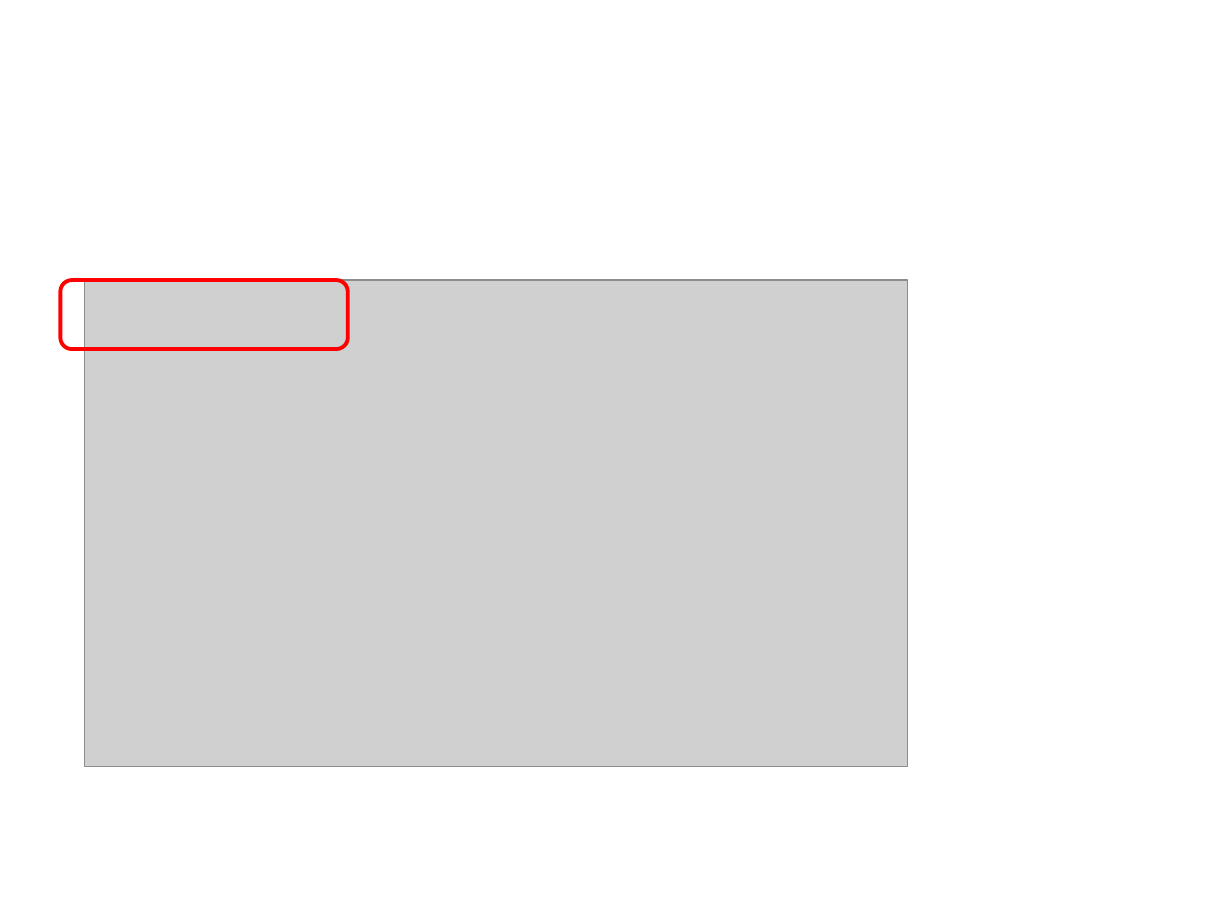
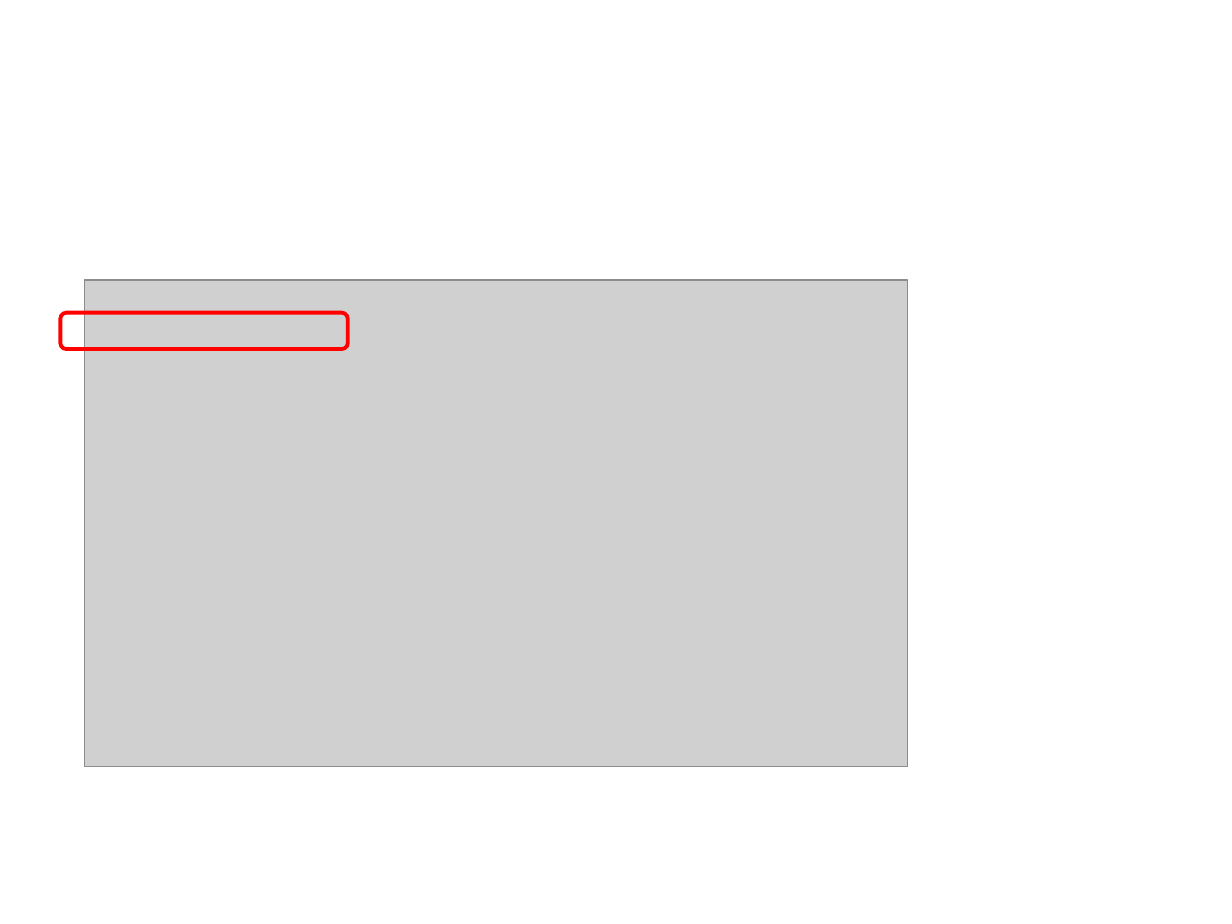
Before and after one commit to caa1211/tutsplus, a slide deck: slide 28 of threejs-tuts-3.pptx. Drawn at 1232x924 pixels with LibreOffice and Linux fonts; fonts in the diff are those of the drawing; grey boxes stand for pictures. Boxes give left, top, right and bottom in pixels: in the first picture for what was removed or moved away, otherwise in the second. Text is boxed around its words. In the diff, an @@ line names an element or a change of style, - is before the commit and + after.

```diff
--- a/threejs-tuts-3.pptx
+++ b/threejs-tuts-3.pptx
@@ rounded rectangle: place and size @@
-rounded rectangle at bbox=[60, 280, 347, 349]
+rounded rectangle at bbox=[60, 313, 347, 350]
```
Also in this commit, not shown: 3 other slides changed, 2 slides added, 20 other files.
